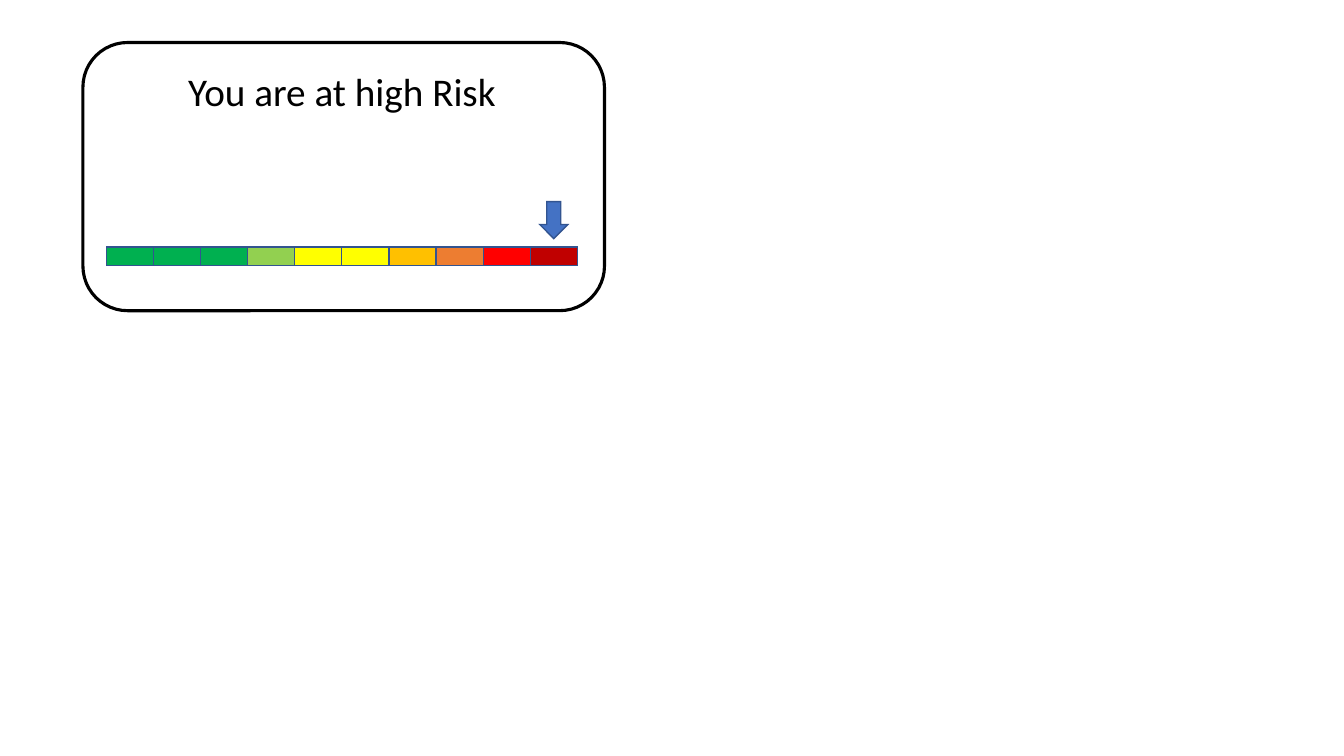
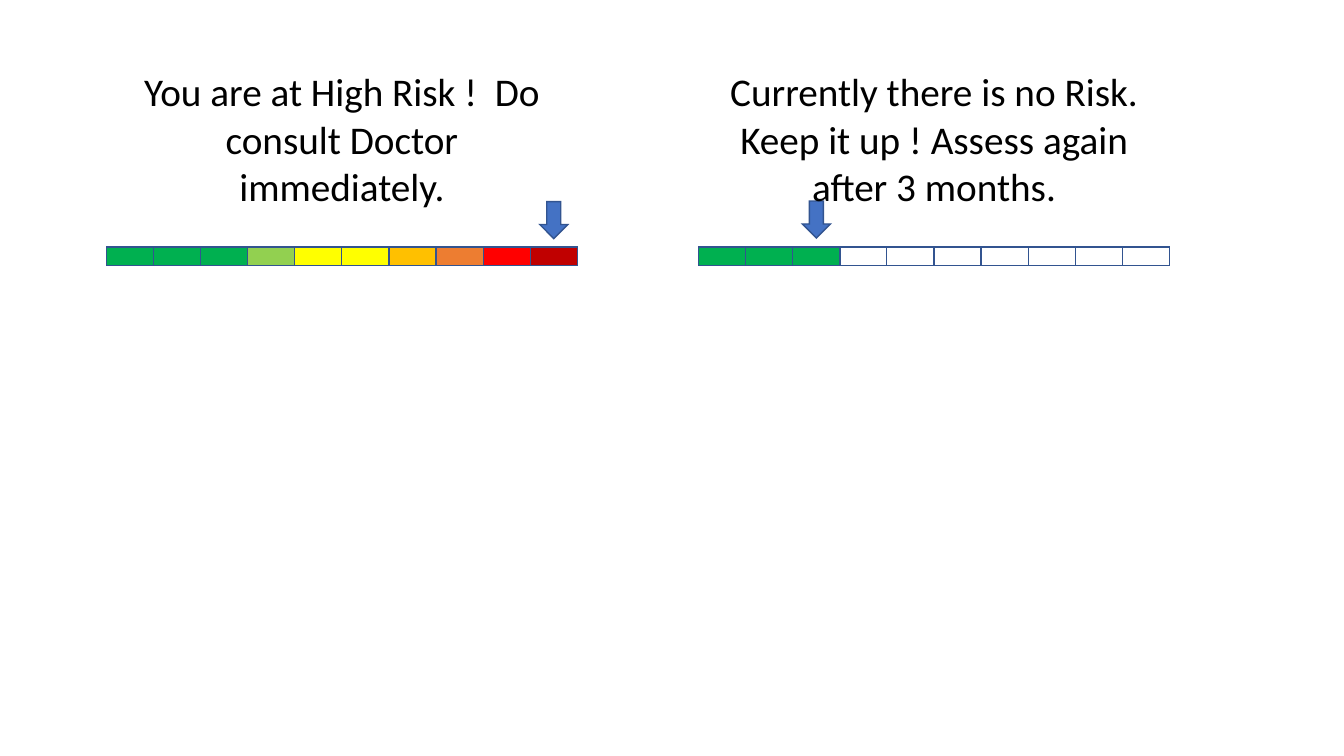
Before and after one commit to neoaman/reqfiles, a slide deck: slide 3 of Score/Scorings.pptx. Drawn at 1344x756 pixels with LibreOffice and Linux fonts; fonts in the diff are those of the drawing. Boxes give left, top, right and bottom in pixels: in the first picture for what was removed or moved away, otherwise in the second. Text is boxed around its words. In the diff, an @@ line names an element or a change of style, - is before the commit and + after.

```diff
--- a/Score/Scorings.pptx
+++ b/Score/Scorings.pptx
@@ rounded rectangle removed at bbox=[83, 42, 604, 311] @@
@@ rounded rectangle added at bbox=[676, 42, 1197, 311], fill #FFFFFF @@
@@ text at bbox=[144, 78, 540, 208]: text changed @@
-You are at high Risk
+You are at High Risk ! Do consult Doctor immediately.
@@ text added at bbox=[730, 78, 1138, 211], 28 pt, text #000000 @@
+Currently there is no Risk. Keep it up ! Assess again after 3 months.
@@ down arrow added at bbox=[803, 201, 831, 238], fill #4472C4, outline #325491 1 pt @@
@@ rectangle added at bbox=[699, 247, 746, 265], fill #00B050, outline #325491 1 pt @@
@@ rectangle added at bbox=[746, 247, 793, 265], fill #00B050, outline #325491 1 pt @@
@@ rectangle added at bbox=[793, 247, 841, 265], fill #00B050, outline #325491 1 pt @@
@@ rectangle added at bbox=[840, 247, 887, 265], outline #325491 1 pt @@
@@ rectangle added at bbox=[887, 247, 935, 265], outline #325491 1 pt @@
@@ rectangle added at bbox=[935, 247, 982, 265], outline #325491 1 pt @@
@@ rectangle added at bbox=[981, 247, 1028, 265], outline #325491 1 pt @@
@@ rectangle added at bbox=[1028, 247, 1076, 265], outline #325491 1 pt @@
@@ rectangle added at bbox=[1076, 247, 1123, 265], outline #325491 1 pt @@
@@ rectangle added at bbox=[1123, 247, 1171, 265], outline #325491 1 pt @@
```
Also in this commit, not shown: 8 other files.
